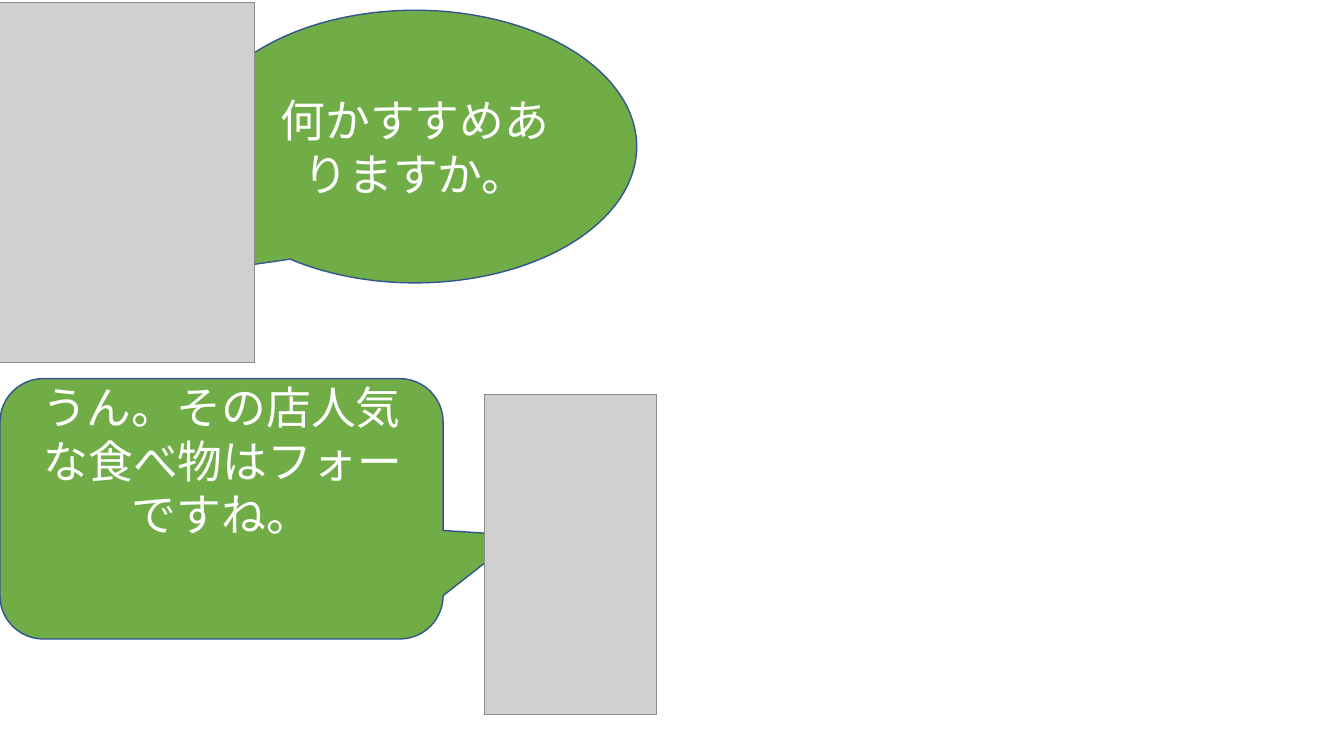
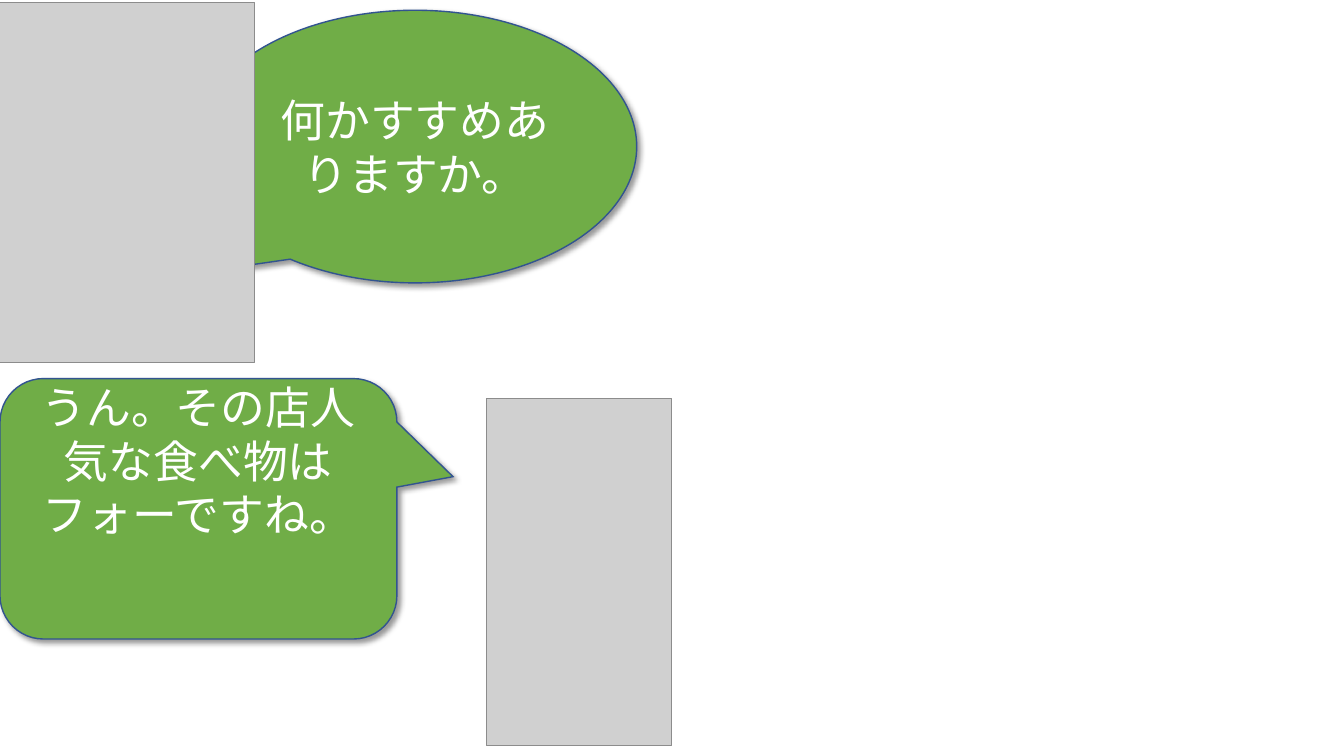
Before and after one commit to phuchung97/phuchung97.github.io, a slide deck: slide 17 of design/story.pptx. Drawn at 1344x756 pixels with LibreOffice and Linux fonts; fonts in the diff are those of the drawing; grey boxes stand for pictures; background and template pictures are left out. Boxes give left, top, right and bottom in pixels: in the first picture for what was removed or moved away, otherwise in the second. Text is boxed around its words. In the diff, an @@ line names an element or a change of style, - is before the commit and + after.

```diff
--- a/design/story.pptx
+++ b/design/story.pptx
@@ speech bubble "何かすすめありますか。" at (194, 10, 637, 282): shadow on @@
@@ rounded speech box "うん。その店人気な食べ物はフォーですね。": place and size @@
-rounded speech box "うん。その店人気な食べ物はフォーですね。" at (0, 379, 444, 639)
+rounded speech box "うん。その店人気な食べ物はフォーですね。" at (0, 379, 397, 639)
@@ rounded speech box "うん。その店人気な食べ物はフォーですね。" at (0, 379, 397, 639): shadow on; proportions changed @@
@@ picture: place and size @@
-picture at (485, 394, 657, 715)
+picture at (486, 398, 671, 746)
```
Also in this commit, not shown: 18 other slides changed, 49 other files.
